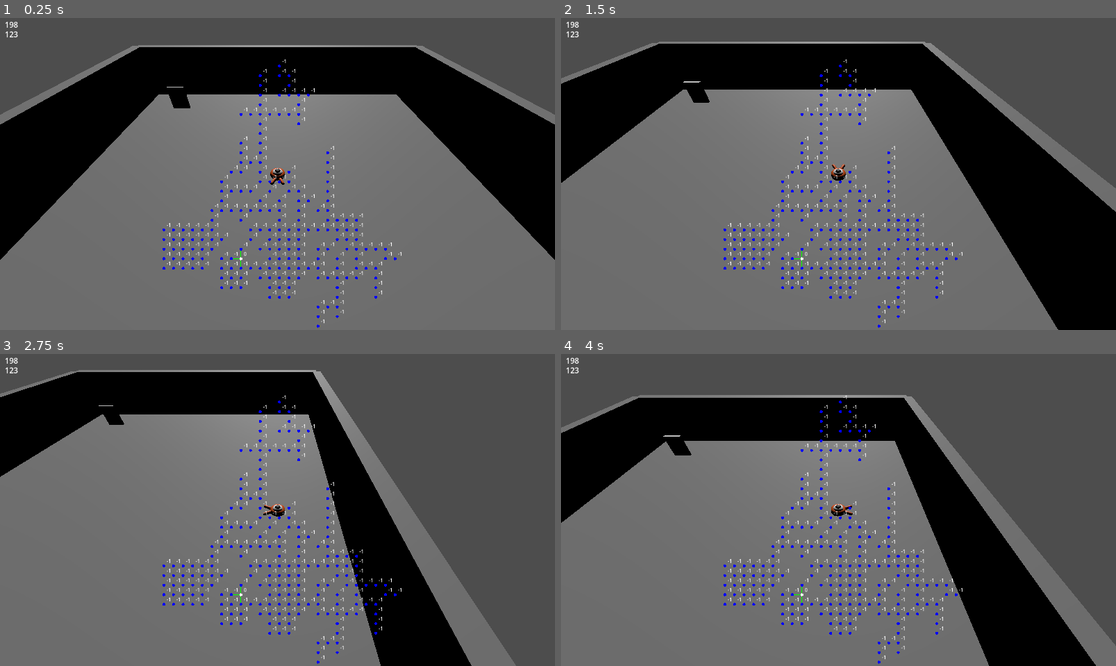
Above: before the commit, frames 1-4 (two rows, left to right).
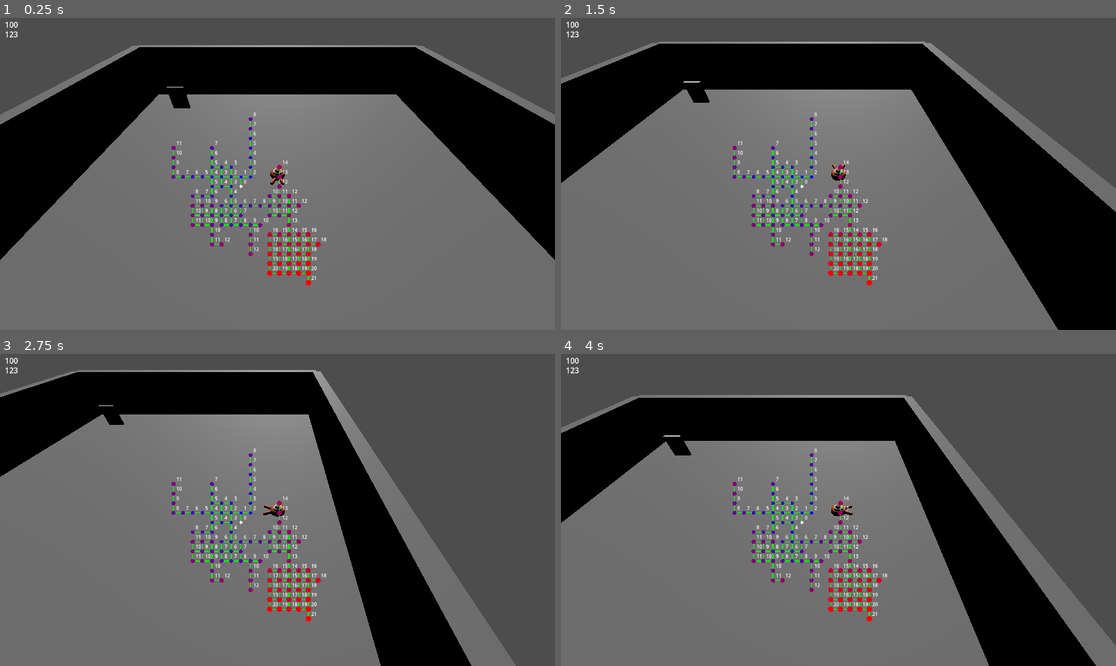
Above: after the commit, the same moments.

Repository: LeFodeurCou/Godot-Lab
Game: Godot game, scene res://World/Static/World000001.tscn
Same seed, same stepped clock (60 frames per second), same inputs: the game is played once before the commit and once after it. This scene is started directly instead of the project's main scene.
Inputs:
- Up to frame 1 (0.25 s): no input
- Up to frame 2 (1.5 s): tap Enter at 0.5 s; hold D (move_right) 0.53-1.28 s; tap Space (jump) at 0.77 s; hold S (move_back) from 1.28 s (still down)
- Up to frame 3 (2.75 s): tap Space (jump) at 1.52 s; release S (move_back) at 2.03 s; hold D (move_right) from 2.03 s (still down)
- Up to frame 4 (4 s): release D (move_right) at 2.78 s; hold W (move_forward) 2.78-3.53 s; tap Space (jump) at 3.02, 3.77 s; hold A (move_left) from 3.53 s (still down)

The runs differ from the first frame. In frame 1, 3.1% of the frame differs, in the area x 1-73%, y 1-100%; in frame 2, 3.1%; in frame 3, 3.1%; in frame 4, 3.1%.
Error before the commit: Invalid access to property or key 'sockets' on a base object of type 'Nil'. (res://Behaviour/ProceduralGeneration/ProceduralGenerator.gd:187)

Commit message:
Now rooms are generated during the first iteration :D

Diff:
--- a/Behaviour/ProceduralGeneration/Model/ProceduralGeneratorConfig.gd
+++ b/Behaviour/ProceduralGeneration/Model/ProceduralGeneratorConfig.gd
@@ -4,7 +4,7 @@
 
 var id = "myFirstProceduralMaze"
 var seedHandler: SeedHandler
-var cellNumber = 150
+var cellNumber = 100
 # true : more corridor maze by counting neighbors
 # false : more blob maze (no neighbors count)
 var isStrictMaze = true
@@ -17,7 +17,7 @@
 var loopChance = 0.05
 var canLoopDoubleCheck = false # false is more optimized but lead to less loop
 var roomCoefficient = { #size: [coefficient, maxNumber]
-	3: [1, 4],
+	3: [0.3, 4],
 	5: [0.1, 1]
 } # 0.05 of cells can become a room candidate TODO Need to be used in a roomExpansion
 var deadEndPruneCoefficient = 0.05 # TODO Need to make a pruneDeadEnd engine if a cell neighbors = 1
--- a/Behaviour/ProceduralGeneration/ProceduralGenerator.gd
+++ b/Behaviour/ProceduralGeneration/ProceduralGenerator.gd
@@ -10,7 +10,7 @@
 var frontier: Array = []
 var config: ProceduralGeneratorConfig
 var rng: RandomGenerator
-#var roomCounts = {}
+var roomCounts = {}
 
 func _init(inputConfig: ProceduralGeneratorConfig):
 	config = inputConfig
@@ -19,10 +19,10 @@
 func create() -> Array:
 	cells.clear()
 	frontier.clear()
-	#roomCounts.clear()
+	roomCounts.clear()
 
-	#for size in config.roomCoefficient.keys():
-		#roomCounts[size] = 0
+	for size in config.roomCoefficient.keys():
+		roomCounts[size] = 0
 
 	gridWidth = config.cellNumber * 2 + 1
 	grid = createGrid()
@@ -40,9 +40,9 @@
 			base = frontier.back()
 		else:
 			base = rng.pickRandom(frontier)
-		placeNeighborCell(base)
+		if(!placeRoomIfPossible(base)):
+			placeNeighborCell(base)
 	socketRandomConnecter()
-	expandRooms()
 
 	recomputeHeat(startCell)
 	return cells;
@@ -51,6 +51,64 @@
 	grid = []
 	grid.resize(gridWidth * gridWidth)
 	return grid
+
+func placeRoomIfPossible(currentCell: Cell) -> bool:
+	for size in config.roomCoefficient.keys():
+		var coef = config.roomCoefficient[size][0]
+		var maxRooms = config.roomCoefficient[size][1]
+		if roomCounts[size] >= maxRooms:
+			continue
+		if rng.randf() > coef:
+			continue
+		if canPlaceRoomXY(currentCell.x, currentCell.y, size):
+			carveRoomXY(currentCell.x, currentCell.y, size)
+			roomCounts[size] += 1
+			return true
+	return false
+
+func canPlaceRoomXY(cx:int, cy:int, size:int) -> bool:
+	var half = int(size / 2.0)
+	var neighborCount = 0
+	for x in range(-half, half + 1):
+		for y in range(-half, half + 1):
+			var px = cx + x
+			var py = cy + y
+			if px < 0 or py < 0 or px >= gridWidth or py >= gridWidth:
+				return false
+			var gridI = px + py * gridWidth
+			if grid[gridI] != null:
+				neighborCount += 1
+				# if less than size - 1 only the first cell become a room
+				# size - 1 to avoid room collapsing
+				if neighborCount > size - 1:
+					return false
+	return true
+
+func carveRoomXY(cx:int, cy:int, size:int):
+	var half = int(size / 2.0)
+	var centerCell = cells[grid[cx + cy * gridWidth]]
+	for x in range(-half, half + 1):
+		for y in range(-half, half + 1):
+			var nx = cx + x
+			var ny = cy + y
+			var gi = nx + ny * gridWidth
+			var cell
+			if grid[gi] != null:
+				cell = cells[grid[gi]]
+			else:
+				cell = Cell.new(nx, ny)
+				grid[gi] = cells.size()
+				cells.append(cell)
+			# connect internal neighbors
+			for dir in 4:
+				var px = cell.x + Directions.DIR_X[dir]
+				var py = cell.y + Directions.DIR_Y[dir]
+				if abs(px - cx) <= half and abs(py - cy) <= half:
+					var ngi = px + py * gridWidth
+					if grid[ngi] != null && insideRoom(centerCell, px, py, half):
+						cell.connectToCell(cells[grid[ngi]], dir)
+					if abs(x) == half or abs(y) == half:
+						frontier.append(cell)
 
 func placeNeighborCell(currentCell: Cell) -> void:
 	var shuffledDirections = rng.shuffle([
@@ -113,72 +171,15 @@
 			if null != neighborIndex:
 				cell.connectToCell(cells[neighborIndex], dir)
 
-func canPlaceRoom(center: Cell, size: int) -> bool:
-	var half = int(size / 2.0)
-	var neighborCount = 0
-	for x in range(-half, half + 1):
-		for y in range(-half, half + 1):
-			var px = center.x + x
-			var py = center.y + y
-			if 0 > px or px >= gridWidth or 0 > py or py >= gridWidth:
-				return false
-			if grid[px + py * gridWidth] != null:
-				neighborCount += 1
-				if size < neighborCount:
-					return false
-	return true
-
-func carveRoom(center: Cell, size: int):
-	var half = int(size / 2.0)
-	for x in range(-half, half + 1):
-		for y in range(-half, half + 1):
-			var nx = center.x + x
-			var ny = center.y + y
-			var cell
-			var gridI = nx + ny * gridWidth
-			if (grid[gridI]):
-				cell = cells[grid[gridI]]
-			else:
-				cell = Cell.new(nx, ny)
-				grid[gridI] = cells.size()
-				cells.append(cell)
-			for dir in 4:
-				var px = cell.x + Directions.DIR_X[dir]
-				var py = cell.y + Directions.DIR_Y[dir]
-				var neighborIndex = grid[px + py * gridWidth]
-				if neighborIndex != null && insideRoom(center, px, py, half):
-					cell.connectToCell(cells[neighborIndex], dir)
-
 func insideRoom(center, x, y, half):
 	return (
 		abs(x - center.x) <= half
 		and abs(y - center.y) <= half
 	)
 
-func expandRooms():
-	for size in config.roomCoefficient.keys():
-		var coef = config.roomCoefficient[size][0] # TODO use it
-		var maxRooms = config.roomCoefficient[size][1]
-		var created = 0
-
-		# index shuffling insted graph shuffling int < Cell in memory :)
-		var order = []
-		for i in cells.size():
-			order.append(i)
-		rng.shuffle(order)
-
-		for idx in order:
-			var cell = cells[idx]
-			if created >= maxRooms: # TODO make a bias by heat here may be ? OR in the config
-				break
-			if canPlaceRoom(cell, size):
-				carveRoom(cell, size)
-				created += 1
-
 func recomputeHeat(start: Cell):
 	start.heat = 0
 	var queue = []
-	queue.resize(cells.size())
 	var qi = 0
 	queue.append(start)
 	while qi < queue.size():
--- a/World/Static/testScript.gd
+++ b/World/Static/testScript.gd
@@ -14,7 +14,7 @@
 	var seedHandler = SeedHandler.new(originSeed)
 	var config = ProceduralGeneratorConfig.new(seedHandler)
 	var generator := ProceduralGenerator.new(config)
-	offset = Vector2(-config.cellNumber, -config.cellNumber) * cell_scale + Vector2(500,500)
+	offset = Vector2(-config.cellNumber, -config.cellNumber) * cell_scale + Vector2(500,350)
 
 	cells = generator.create()
 
